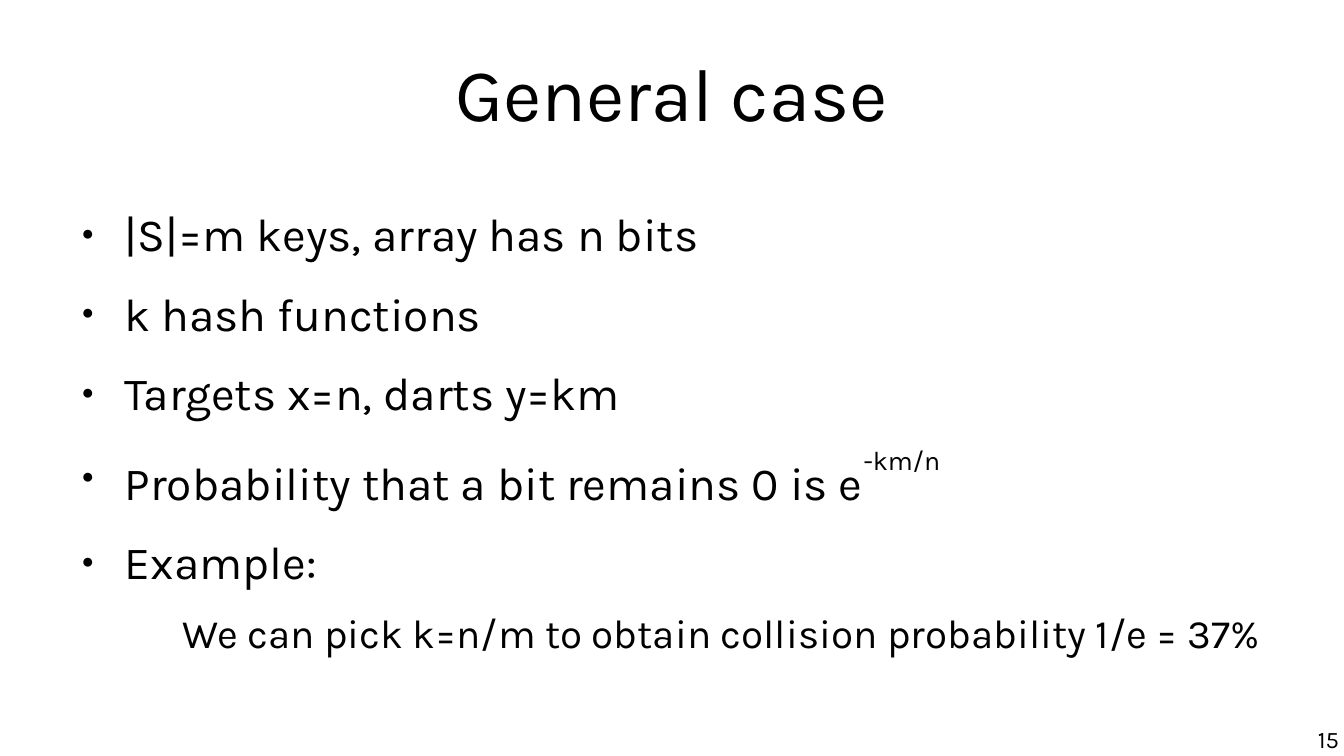
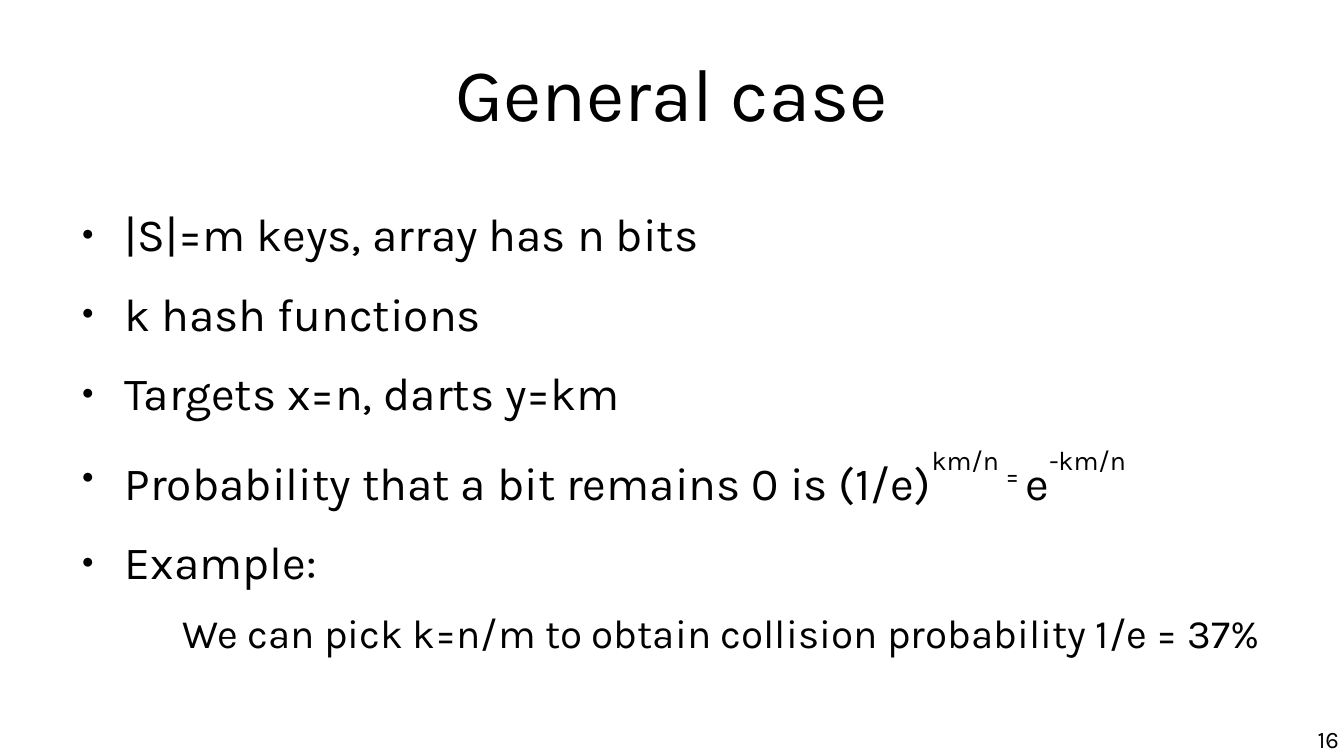
Before and after one commit to marco-calautti/data-mining-course, a slide deck: slide 16 of theory/odp/tt24_bloom_filters.odp (slide 15 before the commit). Drawn at 1344x756 pixels with LibreOffice and Linux fonts; fonts in the diff are those of the drawing. Boxes give left, top, right and bottom in pixels: in the first picture for what was removed or moved away, otherwise in the second. Text is boxed around its words. In the diff, an @@ line names an element or a change of style, - is before the commit and + after.

```diff
--- a/theory/odp/tt24_bloom_filters.odp
+++ b/theory/odp/tt24_bloom_filters.odp
@@ text at box(125, 450, 1126, 511): text changed @@
-● Probability that a bit remains 0 is e-km/n
+● Probability that a bit remains 0 is (1/e)km/n = e-km/n
@@ page number at box(1318, 733, 1339, 749): text changed @@
-15
+16
```
Also in this commit, not shown: 2 other slides changed, 1 slide added, 1 other file.
